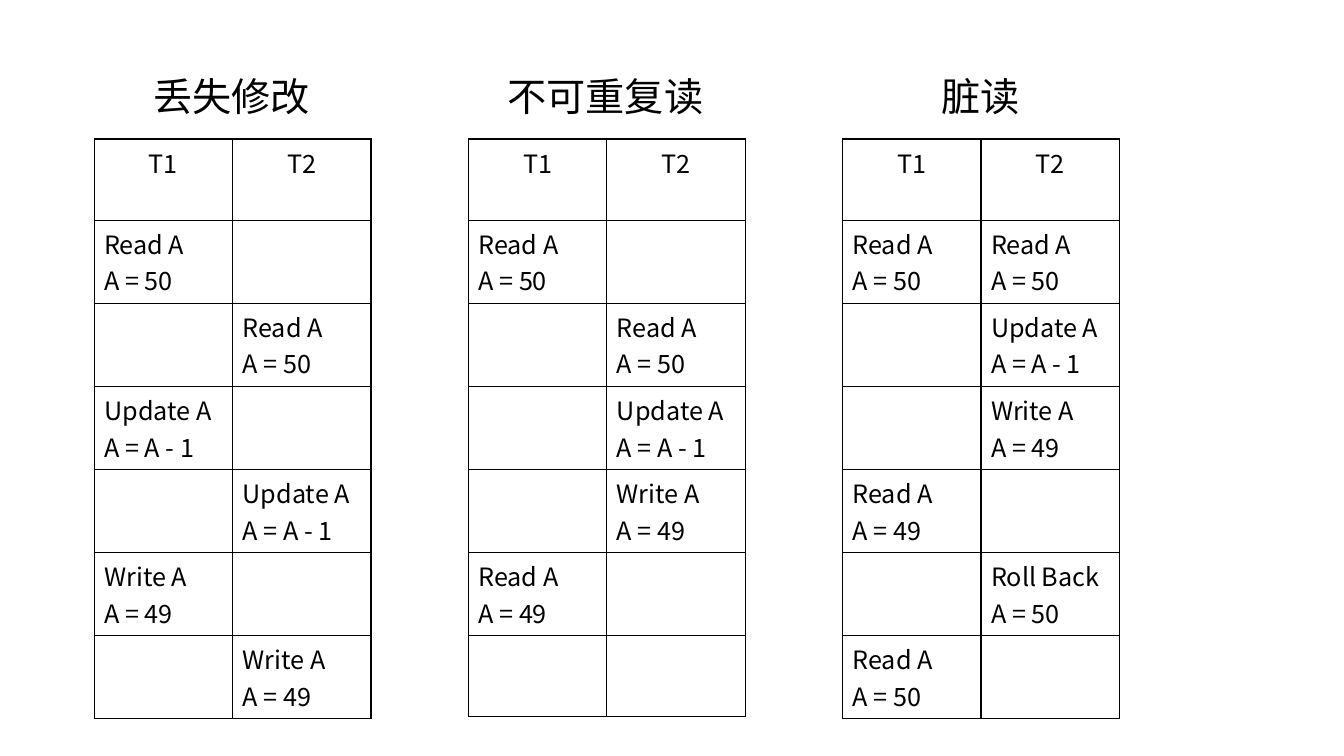
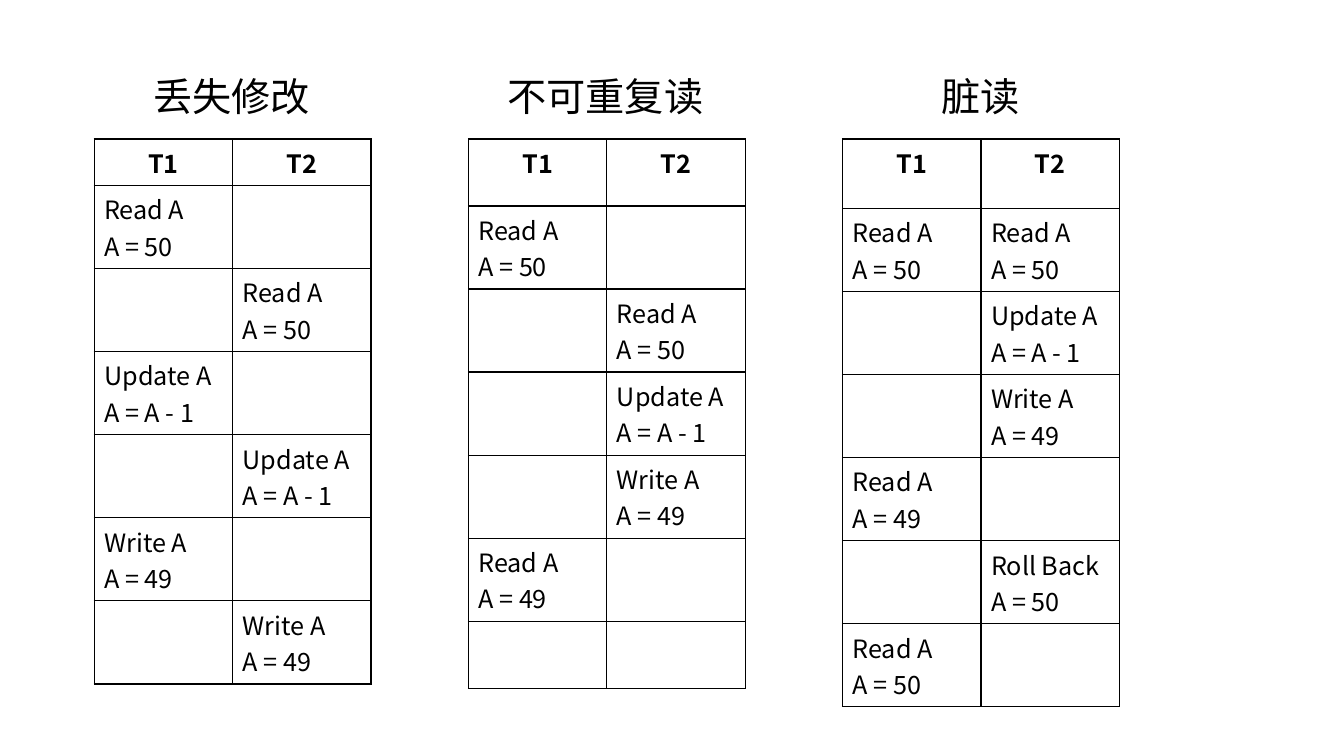
Before and after one commit to guofei9987/a, a slide deck: slide 27 of computer/database/database.pptx. Drawn at 1344x756 pixels with LibreOffice and Linux fonts; fonts in the diff are those of the drawing. Boxes give left, top, right and bottom in pixels: in the first picture for what was removed or moved away, otherwise in the second. Text is boxed around its words. In the diff, an @@ line names an element or a change of style, - is before the commit and + after.

```diff
--- a/computer/database/database.pptx
+++ b/computer/database/database.pptx
@@ table at <box>94,139,370,676</box> @@
@@ bold on in "T1", "T2" @@
@@ table at <box>469,139,745,626</box> @@
@@ bold on in "T1", "T2" @@
@@ table at <box>843,139,1119,699</box> @@
@@ bold on in "T1", "T2" @@
```
Also in this commit, not shown: 2 other slides changed, 1 other file.
